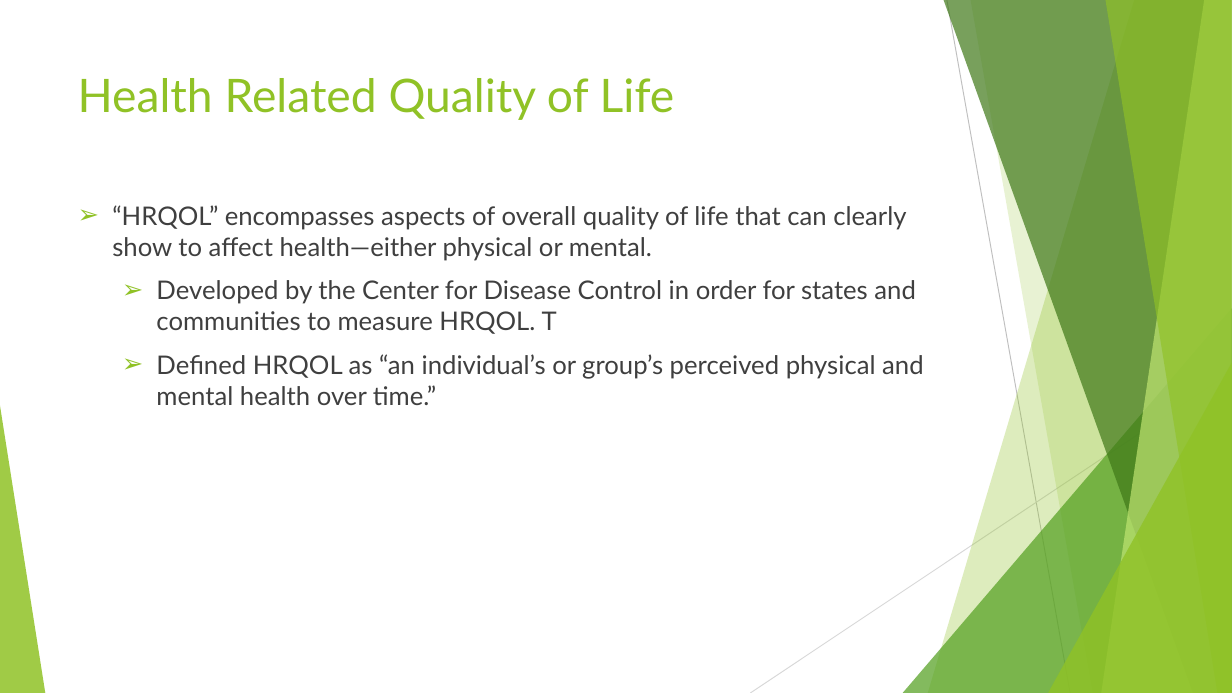
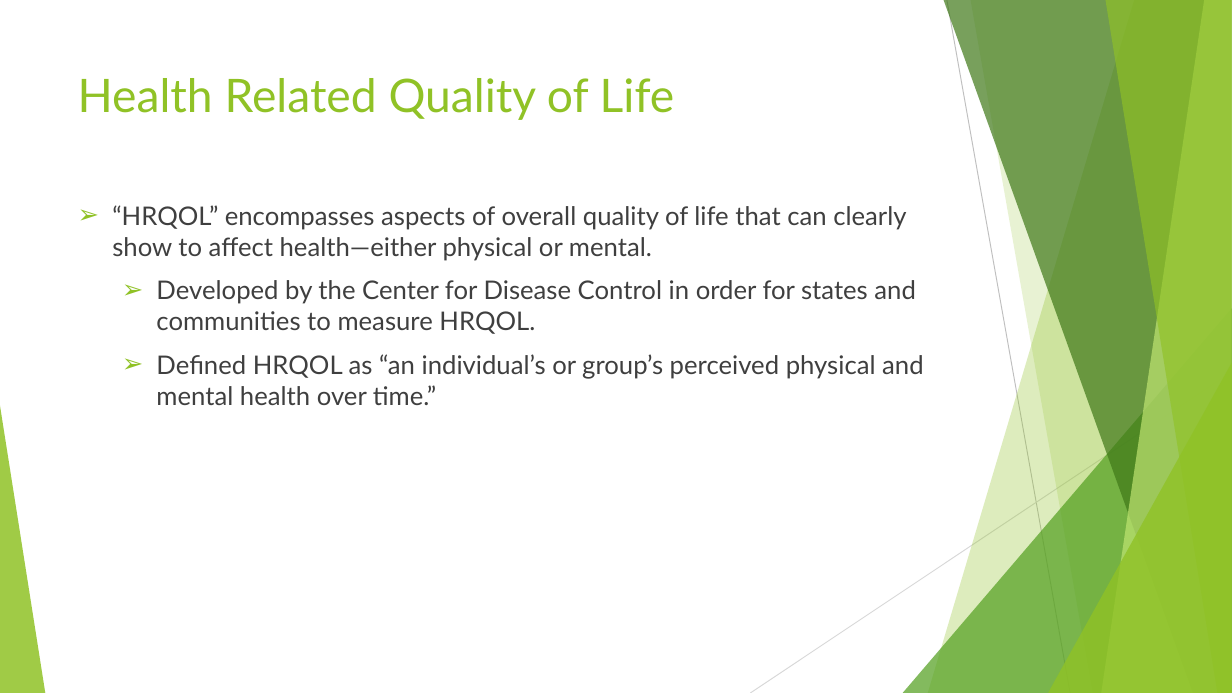
Before and after one commit to dan-brueckman/Group-Project1, a slide deck: slide 11 of CancerContributors.pptx. Drawn at 1232x693 pixels with LibreOffice and Linux fonts; fonts in the diff are those of the drawing. Boxes give left, top, right and bottom in pixels: in the first picture for what was removed or moved away, otherwise in the second. Text is boxed around its words. In the diff, an @@ line names an element or a change of style, - is before the commit and + after.

Commit message:
Final, final, final

```diff
--- a/CancerContributors.pptx
+++ b/CancerContributors.pptx
@@ text at <box>156,280,916,334</box>: text changed @@
-  ➢ Developed by the Center for Disease Control in order for states and communities to measure HRQOL. T
+  ➢ Developed by the Center for Disease Control in order for states and communities to measure HRQOL.
```
